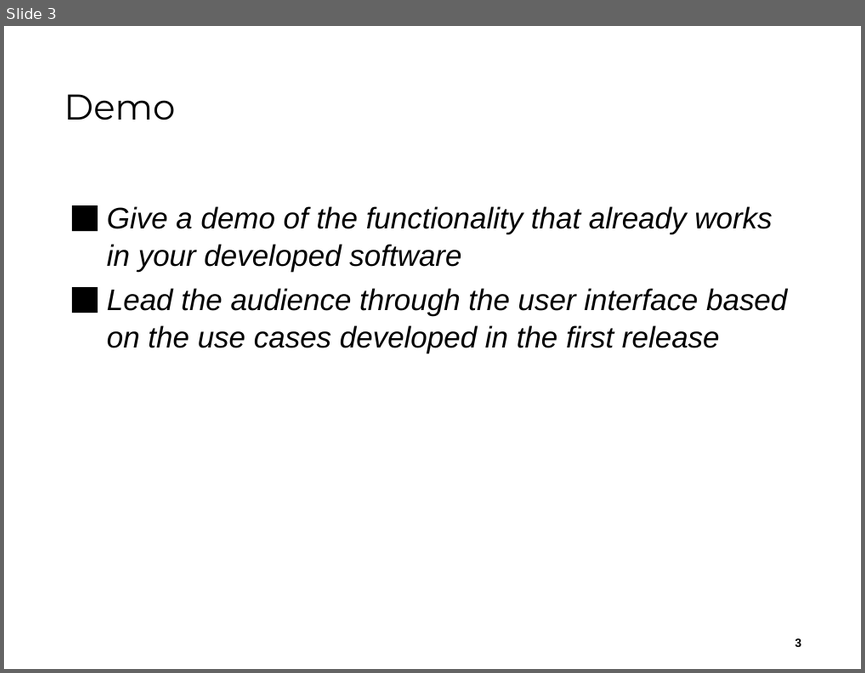
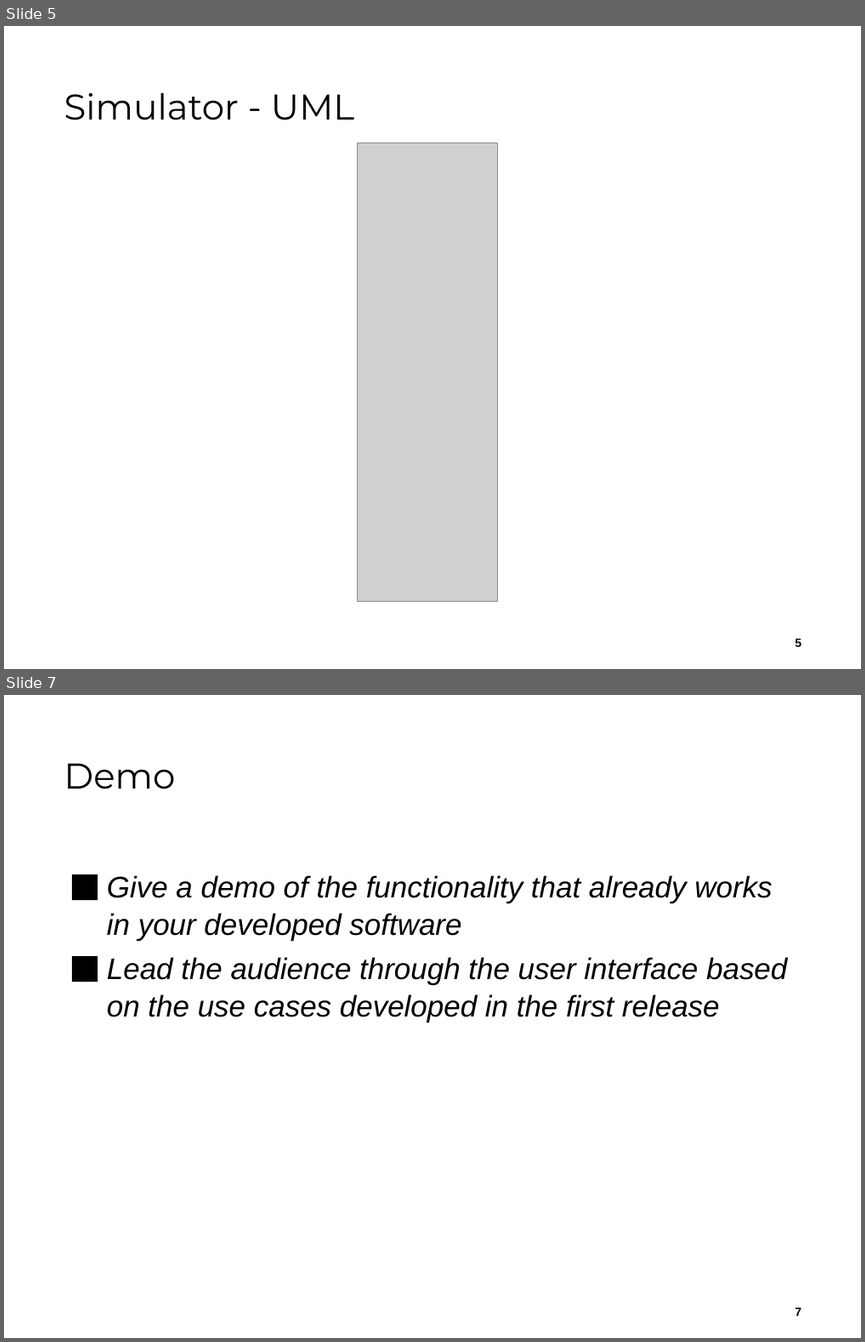
Before and after one commit to jku-win-se/teaching.ws22.prse.smartroom.Team2, a slide deck: documentation/presentations/PRSE_SS22-Team2_Sprint_2_Presentation.pptx. Shown one above the other, each under a label of ours: slide 3 before the commit, slides 5 and 7 after it; the slides between them are not shown. The pictures are 865x673 and 865x1342 pixels, drawn with LibreOffice and Linux fonts; fonts in the diff are those of the drawing; grey boxes stand for pictures; background and template pictures are left out. Boxes give left, top, right and bottom in pixels: in the first picture for what was removed or moved away, otherwise in the second. Text is boxed around its words. In the diff, an @@ line names an element or a change of style, - is before the commit and + after.

```diff
--- a/documentation/presentations/PRSE_SS22-Team2_Sprint_2_Presentation.pptx
+++ b/documentation/presentations/PRSE_SS22-Team2_Sprint_2_Presentation.pptx
@@ slide 5 added at <box>4,26,861,669</box>, background #FFFFFF @@
@@ title added at <box>64,93,354,120</box>, 30 pt, text #000000 @@
+Simulator - UML
@@ picture added at <box>357,142,497,600</box> @@
@@ page number added at <box>794,638,801,646</box>, 10 pt, text #000000, bold @@
+5
@@ what was slide 3 is now slide 7 @@
@@ page number at <box>794,1307,801,1315</box>: text changed @@
-3
+7
```
Also in this commit, not shown: 1 slide changed, 4 other slides added, 1 slide removed.
